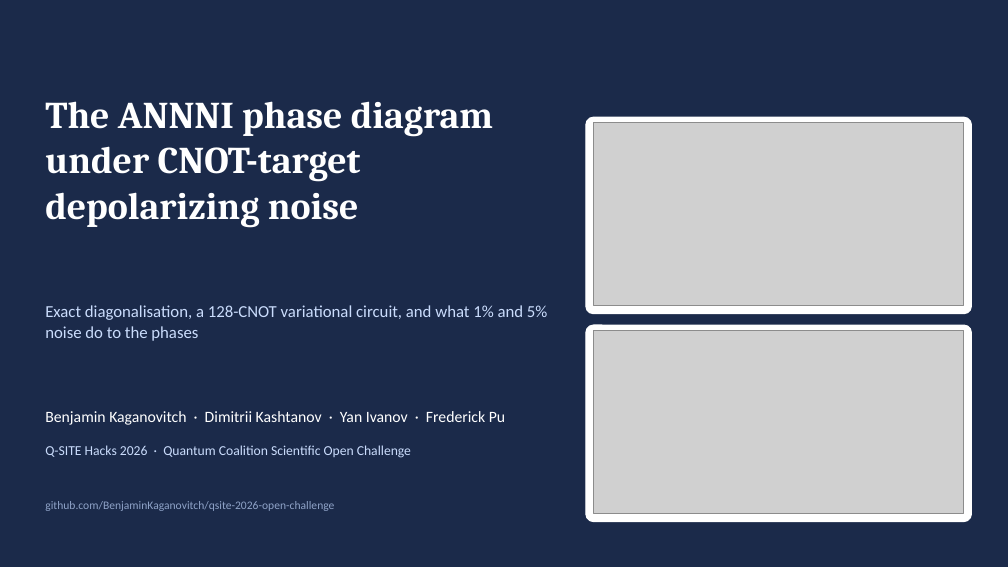
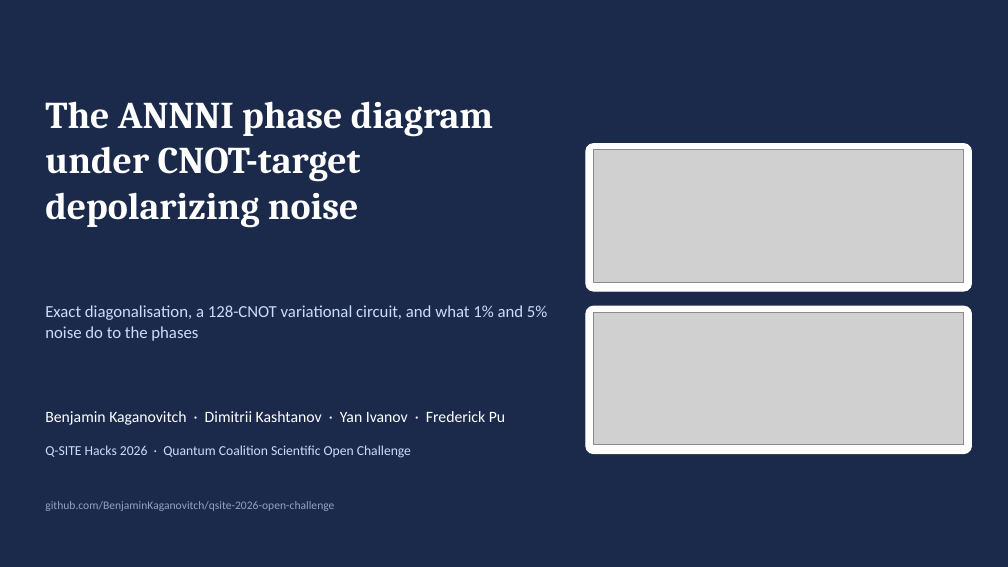
Before and after one commit to BenjaminKaganovitch/qsite-2026-open-challenge, a slide deck: slide 1 of Scientific Track/team/writeup/slides.pptx. Drawn at 1008x567 pixels with LibreOffice and Linux fonts; fonts in the diff are those of the drawing; grey boxes stand for pictures. Boxes give left, top, right and bottom in pixels: in the first picture for what was removed or moved away, otherwise in the second. Text is boxed around its words. In the diff, an @@ line names an element or a change of style, - is before the commit and + after.

Commit message:
Larger figure text, rewritten report prose, rebuilt slides

```diff
--- a/Scientific Track/team/writeup/slides.pptx
+++ b/Scientific Track/team/writeup/slides.pptx
@@ rounded rectangle: place and size @@
-rounded rectangle at <box>586,117,972,314</box>
+rounded rectangle at <box>586,144,972,291</box>
@@ rounded rectangle at <box>586,144,972,291</box>: proportions changed @@
@@ picture: place and size @@
-picture at <box>594,123,964,306</box>
+picture at <box>594,150,964,282</box>
@@ rounded rectangle at <box>586,306,972,454</box>: proportions changed @@
@@ rounded rectangle: place and size @@
-rounded rectangle at <box>586,325,972,522</box>
+rounded rectangle at <box>586,306,972,454</box>
@@ picture: place and size @@
-picture at <box>594,330,964,513</box>
+picture at <box>594,312,964,445</box>
```
Also in this commit, not shown: 1 other slide changed, 32 other files.
